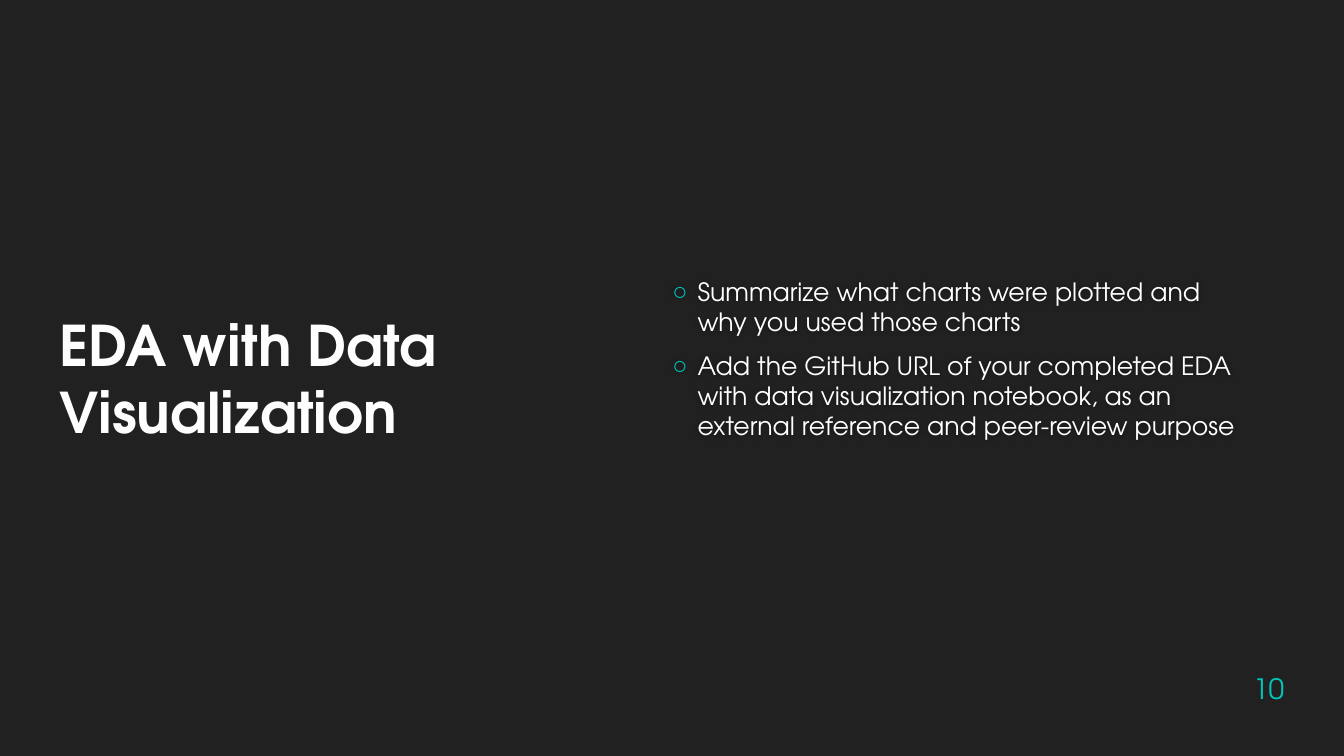
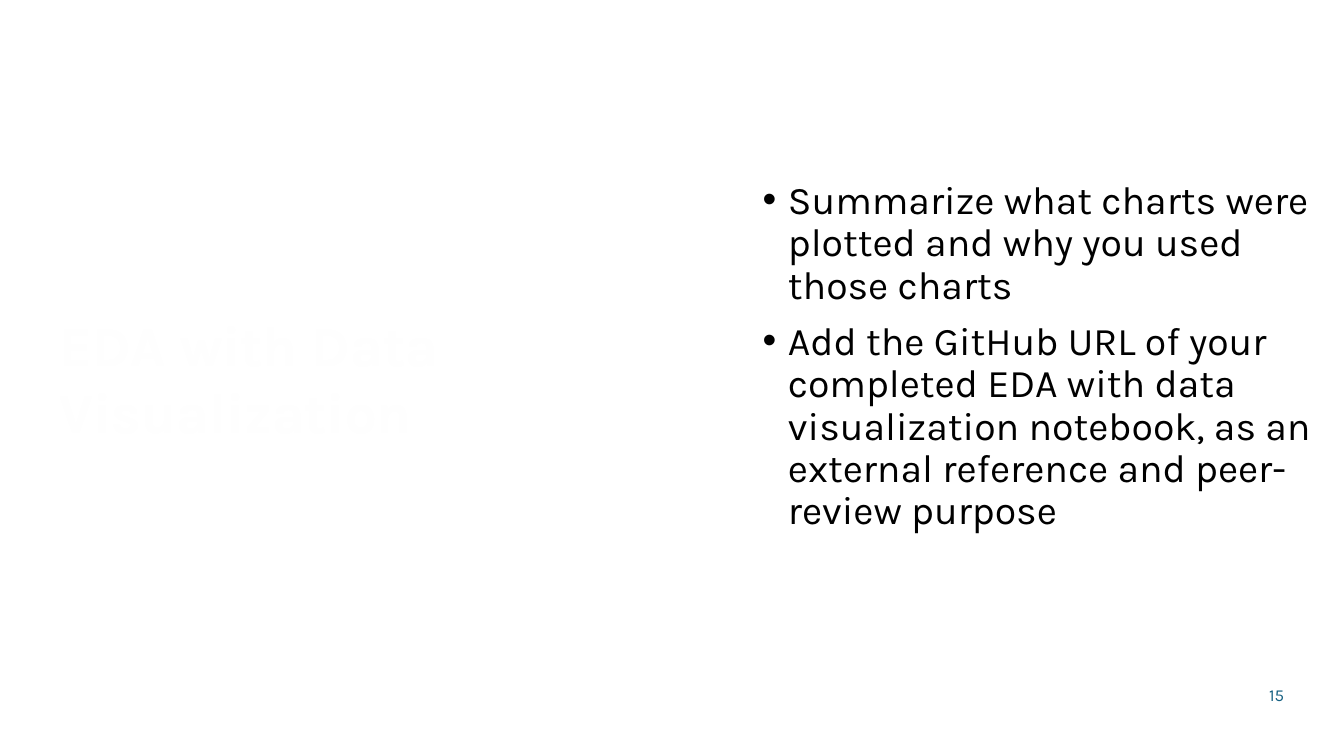
Before and after one commit to ObD-lance/data-science-capstone, a slide deck: slide 15 of LancePeterson-ds-capstone-slides.pptx (slide 10 before the commit). Drawn at 1344x756 pixels with LibreOffice and Linux fonts; fonts in the diff are those of the drawing; background and template pictures are left out. Boxes give left, top, right and bottom in pixels: in the first picture for what was removed or moved away, otherwise in the second. Text is boxed around its words. In the diff, an @@ line names an element or a change of style, - is before the commit and + after.

```diff
--- a/LancePeterson-ds-capstone-slides.pptx
+++ b/LancePeterson-ds-capstone-slides.pptx
@@ background #212121 to picture (left out) @@
@@ text "Summarize what charts were plotted ..." moved from (x1=698, y1=282, x2=1235, y2=440) to (x1=788, y1=187, x2=1310, y2=534) @@
@@ text "Summarize what charts were plotted ..." at (x1=788, y1=187, x2=1310, y2=534): size 18 to 28 pt, font TeX Gyre Adventor to Karla, text colour #FFFFFF to #000000; bullet ○ to •; line spacing 1 to 0.9 @@
@@ text "EDA with Data Visualization" at (x1=788, y1=405, x2=1019, y2=441): font TeX Gyre Adventor to Karla @@
@@ page number at (x1=1269, y1=690, x2=1284, y2=701): text changed; size 20 to 12 pt; font TeX Gyre Adventor to Karla; text colour #00C6BB to #156082 @@
-10
+15
```
Also in this commit, not shown: 37 other slides changed, 8 slides added, 3 slides removed, 3 other files.
